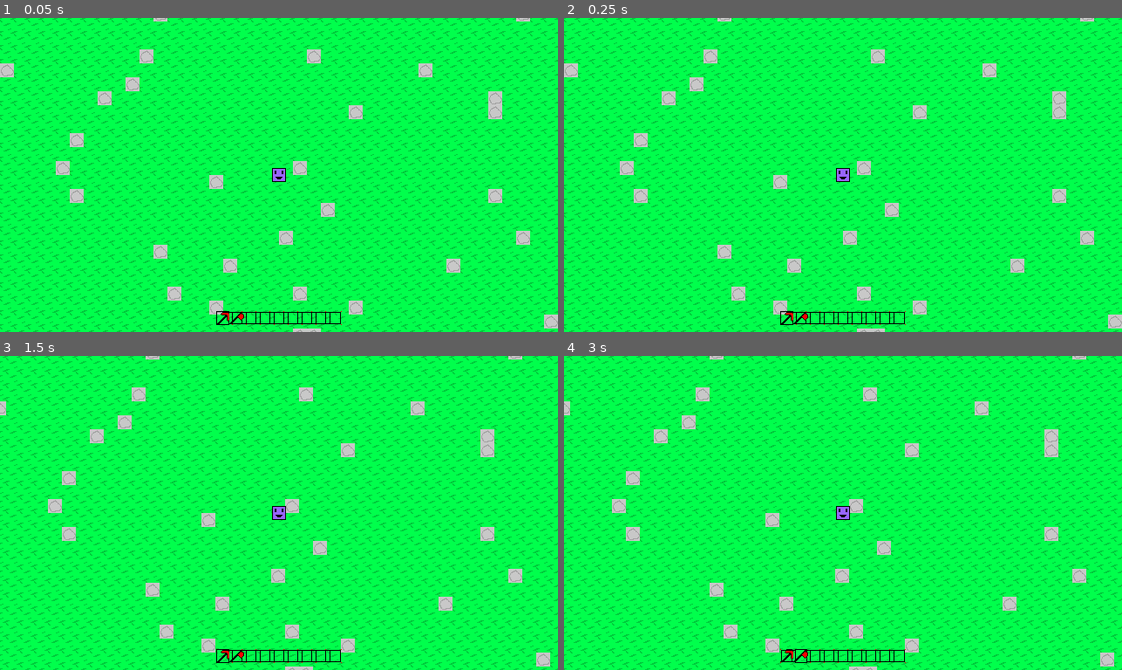
Above: before the commit, frames 1-4 (two rows, left to right).
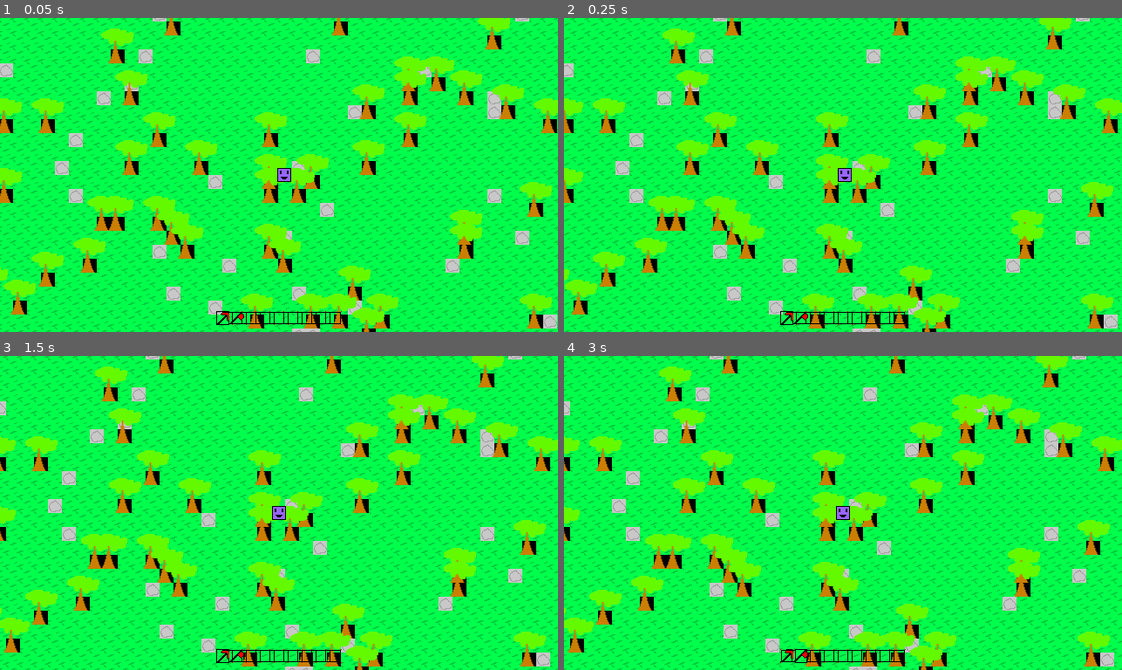
Above: after the commit, the same moments.

Repository: Pokebrouserkat/world
Game: Godot game, scene res://scenes/world.tscn
The game is run twice, just before and just after one commit, with the same random seed, the same clock (stepped at 60 frames per second) and the same inputs.
Inputs (mouse positions are in pixels of both pictures, inside the frame that each line leads up to):
- Up to frame 1 (0.05 s): no input
- Up to frame 2 (0.25 s): no input
- Up to frame 3 (1.5 s): tap Enter at 0.5 s; move the mouse to (401, 497) at 0.52 s; hold Right 0.53-1.25 s; hold Shift 0.53-1.25 s; click (401, 497) at 0.67 s; drag from (167, 528) to (251, 575) at 1.27 s
- Up to frame 4 (3 s): click (787, 657) at 2.02 s; click (798, 657) at 2.77 s

The runs differ from the first frame. In frame 1, 22% of the frame differs, in the area x 0-100%, y 0-100%; in frame 2, 38%; in frame 3, 14%; in frame 4, 14%.

Commit message:
Add trees as breakable tiles that drop wood
- Trees spawn on grass tiles (1 in 20 chance)
- Uses 37x40 oversized tile with proper y-sort origin
- Both Pick and Axe can break rocks and trees
- Fix tool use to work during physics frame (direct_space_state crash)
- Fix global to local coordinate conversion for tile detection

🤖 Generated with [Claude Code](https://claude.com/claude-code)

Co-Authored-By: Claude Opus 4.5 <noreply@anthropic.com>

Diff:
--- a/scenes/world.tscn
+++ b/scenes/world.tscn
@@ -1,10 +1,11 @@
-[gd_scene load_steps=9 format=3 uid="uid://c6uff8f1xdojf"]
+[gd_scene load_steps=11 format=3 uid="uid://1upm5bo81qsc"]
 
 [ext_resource type="Texture2D" uid="uid://huo76fjmjhqp" path="res://sprites/grass.png" id="1_f3sb7"]
 [ext_resource type="Script" uid="uid://b6hktgs6xgdqk" path="res://scripts/world.gd" id="2_world"]
-[ext_resource type="PackedScene" uid="uid://b8m74sik1k6mp" path="res://scenes/player.tscn" id="3_tlwt5"]
 [ext_resource type="Texture2D" uid="uid://7ces8w53o73e" path="res://sprites/rock.png" id="4_rock"]
-[ext_resource type="PackedScene" uid="uid://hotbar123" path="res://scenes/hotbar.tscn" id="5_hotbar"]
+[ext_resource type="PackedScene" path="res://scenes/hotbar.tscn" id="5_hotbar"]
+[ext_resource type="Texture2D" uid="uid://ctpqvjo54ixdk" path="res://sprites/tree.png" id="6_tree"]
+[ext_resource type="PackedScene" path="res://scenes/player.tscn" id="7_player"]
 
 [sub_resource type="TileSetAtlasSource" id="TileSetAtlasSource_fj7yv"]
 texture = ExtResource("1_f3sb7")
@@ -15,10 +16,19 @@
 0:0/0 = 0
 0:0/0/physics_layer_0/polygon_0/points = PackedVector2Array(-8, -8, 8, -8, 8, 8, -8, 8)
 
+[sub_resource type="TileSetAtlasSource" id="TileSetAtlasSource_tree"]
+texture = ExtResource("6_tree")
+texture_region_size = Vector2i(37, 40)
+0:0/0 = 0
+0:0/0/texture_origin = Vector2i(0, 12)
+0:0/0/y_sort_origin = 20
+0:0/0/physics_layer_0/polygon_0/points = PackedVector2Array(-8, -8, 8, -8, 8, 8, -8, 8)
+
 [sub_resource type="TileSet" id="TileSet_gv5m4"]
 physics_layer_0/collision_layer = 1
 sources/0 = SubResource("TileSetAtlasSource_fj7yv")
 sources/1 = SubResource("TileSetAtlasSource_rock")
+sources/2 = SubResource("TileSetAtlasSource_tree")
 
 [node name="Node2D" type="Node2D"]
 
@@ -28,7 +38,7 @@
 occlusion_enabled = false
 script = ExtResource("2_world")
 
-[node name="Player" parent="." instance=ExtResource("3_tlwt5")]
+[node name="Player" parent="." instance=ExtResource("7_player")]
 
 [node name="CanvasLayer" type="CanvasLayer" parent="."]
 
--- a/scripts/player.gd
+++ b/scripts/player.gd
@@ -8,6 +8,7 @@
 var axe_texture: Texture2D = preload("res://sprites/plasticax.png")
 var pick_texture: Texture2D = preload("res://sprites/plasticpick.png")
 var rock_item_texture: Texture2D = preload("res://sprites/rock_item.png")
+var wood_texture: Texture2D = preload("res://sprites/wood.png")
 
 var world: TileMapLayer = null
 
@@ -15,132 +16,165 @@
 var sprite_size: float = 16.0
 var pickup_range: float = 32.0
 
+# Track tile health (rocks, trees, etc.)
+var _tile_health: Dictionary = {}
+const PLASTIC_TOOL_HITS: int = 10
+
+var _pending_tool_use: bool = false
+
 
 func _ready() -> void:
-	# Derive sizes from actual sprite dimensions
-	var sprite = $Sprite2D
-	if sprite and sprite.texture:
-		sprite_size = sprite.texture.get_width()
-		pickup_range = sprite_size * 2.0
+    # Derive sizes from actual sprite dimensions
+    var sprite = $Sprite2D
+    if sprite and sprite.texture:
+        sprite_size = sprite.texture.get_width()
+        pickup_range = sprite_size * 2.0
 
-	# Update collision shape to match sprite (slightly smaller for feel)
-	var collision = $CollisionShape2D
-	if collision and collision.shape is RectangleShape2D:
-		collision.shape.size = Vector2(sprite_size * 0.875, sprite_size * 0.875)
+    # Update collision shape to match sprite (slightly smaller for feel)
+    var collision = $CollisionShape2D
+    if collision and collision.shape is RectangleShape2D:
+        collision.shape.size = Vector2(sprite_size * 0.875, sprite_size * 0.875)
 
-	# Find world tilemap for rock breaking (sibling node)
-	world = get_parent().get_node("TileMapLayer") as TileMapLayer
+    # Find world tilemap for rock breaking (sibling node)
+    world = get_parent().get_node("TileMapLayer") as TileMapLayer
 
-	# Find hotbar and connect signals
-	await get_tree().process_frame
-	hotbar = get_tree().get_first_node_in_group("hotbar")
-	if hotbar == null:
-		hotbar = get_node_or_null("/root/Node2D/CanvasLayer/Hotbar")
+    # Find hotbar and connect signals
+    await get_tree().process_frame
+    hotbar = get_tree().get_first_node_in_group("hotbar")
+    if hotbar == null:
+        hotbar = get_node_or_null("/root/Node2D/CanvasLayer/Hotbar")
 
-	if hotbar:
-		hotbar.item_dropped.connect(_on_item_dropped)
-		# Give player starting tools (not stackable)
-		var pick = Item.create("Pick", pick_texture)
-		pick.stackable = false
-		var axe = Item.create("Axe", axe_texture)
-		axe.stackable = false
-		hotbar.set_item(0, pick)
-		hotbar.set_item(1, axe)
+    if hotbar:
+        hotbar.item_dropped.connect(_on_item_dropped)
+        # Give player starting tools (not stackable)
+        var pick = Item.create("Pick", pick_texture)
+        pick.stackable = false
+        var axe = Item.create("Axe", axe_texture)
+        axe.stackable = false
+        hotbar.set_item(0, pick)
+        hotbar.set_item(1, axe)
 
 
 func _physics_process(_delta: float) -> void:
-	var input_dir = Vector2.ZERO
+    var input_dir = Vector2.ZERO
 
-	if Input.is_key_pressed(KEY_LEFT) or Input.is_key_pressed(KEY_A):
-		input_dir.x -= 1
-	if Input.is_key_pressed(KEY_RIGHT) or Input.is_key_pressed(KEY_D):
-		input_dir.x += 1
-	if Input.is_key_pressed(KEY_UP) or Input.is_key_pressed(KEY_W):
-		input_dir.y -= 1
-	if Input.is_key_pressed(KEY_DOWN) or Input.is_key_pressed(KEY_S):
-		input_dir.y += 1
+    if Input.is_key_pressed(KEY_LEFT) or Input.is_key_pressed(KEY_A):
+        input_dir.x -= 1
+    if Input.is_key_pressed(KEY_RIGHT) or Input.is_key_pressed(KEY_D):
+        input_dir.x += 1
+    if Input.is_key_pressed(KEY_UP) or Input.is_key_pressed(KEY_W):
+        input_dir.y -= 1
+    if Input.is_key_pressed(KEY_DOWN) or Input.is_key_pressed(KEY_S):
+        input_dir.y += 1
 
-	var current_speed = walk_speed if Input.is_key_pressed(KEY_SHIFT) else run_speed
-	velocity = input_dir.normalized() * current_speed
-	move_and_slide()
+    var current_speed = walk_speed if Input.is_key_pressed(KEY_SHIFT) else run_speed
+    velocity = input_dir.normalized() * current_speed
+    move_and_slide()
 
-	_try_pickup()
+    if _pending_tool_use:
+        _pending_tool_use = false
+        _try_use_tool()
+
+    _try_pickup()
 
 
 func _input(event: InputEvent) -> void:
-	if event is InputEventMouseButton:
-		if event.button_index == MOUSE_BUTTON_LEFT and event.pressed:
-			_try_use_tool()
+    if event is InputEventMouseButton:
+        if event.button_index == MOUSE_BUTTON_LEFT and event.pressed:
+            _pending_tool_use = true
 
 
 func _try_use_tool() -> void:
-	if not hotbar or not world:
-		return
+    if not hotbar or not world:
+        return
 
-	var selected_item = hotbar.get_selected_item()
-	if selected_item == null or selected_item.name != "Pick":
-		return
+    var selected_item = hotbar.get_selected_item()
+    if selected_item == null:
+        return
 
-	# Get mouse position in world coordinates
-	var mouse_pos = get_global_mouse_position()
+    var tool_name = selected_item.name
+    if tool_name != "Pick" and tool_name != "Axe":
+        return
 
-	# Check if within range (2 tiles)
-	var use_range = sprite_size * 2.0
-	if global_position.distance_to(mouse_pos) > use_range:
-		return
+    # Get mouse position in world coordinates
+    var mouse_pos = get_global_mouse_position()
 
-	# Convert to tile coordinates
-	var tile_pos = world.local_to_map(mouse_pos)
+    # Check if within range (2 tiles)
+    var use_range = sprite_size * 2.0
+    if global_position.distance_to(mouse_pos) > use_range:
+        return
 
-	# Check if it's a rock tile
-	var source_id = world.get_cell_source_id(tile_pos)
-	if source_id == 1:  # Rock source ID
-		_break_rock(tile_pos)
+    # Convert to tile coordinates (global to local first)
+    var tile_pos = world.local_to_map(world.to_local(mouse_pos))
+    var source_id = world.get_cell_source_id(tile_pos)
+
+    # Check what tile we're hitting
+    if source_id == 1:  # Rock
+        _hit_tile(tile_pos, "rock")
+    elif source_id == 2:  # Tree
+        _hit_tile(tile_pos, "tree")
 
 
-func _break_rock(tile_pos: Vector2i) -> void:
-	# Replace rock with grass
-	world.set_cell(tile_pos, 0, Vector2i(0, 0))  # Grass source ID 0
+func _hit_tile(tile_pos: Vector2i, tile_type: String) -> void:
+    # Initialize health if not tracked
+    if not _tile_health.has(tile_pos):
+        _tile_health[tile_pos] = PLASTIC_TOOL_HITS
 
-	# Spawn rock item at tile center
-	var tile_world_pos = world.map_to_local(tile_pos)
+    _tile_health[tile_pos] -= 1
 
-	var dropped = dropped_item_scene.instantiate() as DroppedItem
-	var rock_item = Item.create("Rock", rock_item_texture)
-	dropped.set_item(rock_item)
-	dropped.add_to_group("dropped_items")
-	dropped.global_position = tile_world_pos
+    if _tile_health[tile_pos] <= 0:
+        _break_tile(tile_pos, tile_type)
+        _tile_health.erase(tile_pos)
 
-	get_parent().add_child(dropped)
-	dropped.enable_pickup_after_delay(0.3)
+
+func _break_tile(tile_pos: Vector2i, tile_type: String) -> void:
+    # Replace with grass
+    world.set_cell(tile_pos, 0, Vector2i(0, 0))
+
+    # Spawn appropriate item at tile center
+    var tile_world_pos = world.map_to_local(tile_pos)
+    var dropped = dropped_item_scene.instantiate() as DroppedItem
+
+    var item: Item
+    if tile_type == "rock":
+        item = Item.create("Rock", rock_item_texture)
+    elif tile_type == "tree":
+        item = Item.create("Wood", wood_texture)
+
+    dropped.set_item(item)
+    dropped.add_to_group("dropped_items")
+    dropped.global_position = tile_world_pos
+
+    get_parent().add_child(dropped)
+    dropped.enable_pickup_after_delay(0.3)
 
 
 func _try_pickup() -> void:
-	var dropped_items = get_tree().get_nodes_in_group("dropped_items")
+    var dropped_items = get_tree().get_nodes_in_group("dropped_items")
 
-	for item_node in dropped_items:
-		var dropped: DroppedItem = item_node as DroppedItem
-		if dropped == null or not dropped.can_pickup:
-			continue
+    for item_node in dropped_items:
+        var dropped: DroppedItem = item_node as DroppedItem
+        if dropped == null or not dropped.can_pickup:
+            continue
 
-		var dist = global_position.distance_to(dropped.global_position)
-		if dist < pickup_range and dropped.item and hotbar:
-			if hotbar.add_item(dropped.item):
-				dropped.start_pickup(self)
+        var dist = global_position.distance_to(dropped.global_position)
+        if dist < pickup_range and dropped.item and hotbar:
+            if hotbar.add_item(dropped.item):
+                dropped.start_pickup(self)
 
 
 func _on_item_dropped(item: Item, _slot_index: int) -> void:
-	if item == null:
-		return
+    if item == null:
+        return
 
-	# Spawn dropped item in world near player
-	var dropped = dropped_item_scene.instantiate() as DroppedItem
-	dropped.set_item(item)
-	dropped.add_to_group("dropped_items")
+    # Spawn dropped item in world near player
+    var dropped = dropped_item_scene.instantiate() as DroppedItem
+    dropped.set_item(item)
+    dropped.add_to_group("dropped_items")
 
-	# Drop slightly in front of player (1x sprite size away)
-	var drop_offset = Vector2(sprite_size, 0).rotated(randf() * TAU)
-	dropped.global_position = global_position + drop_offset
+    # Drop slightly in front of player (1x sprite size away)
+    var drop_offset = Vector2(sprite_size, 0).rotated(randf() * TAU)
+    dropped.global_position = global_position + drop_offset
 
-	get_parent().add_child(dropped)
-	dropped.enable_pickup_after_delay(1.0)
+    get_parent().add_child(dropped)
+    dropped.enable_pickup_after_delay(1.0)
--- a/scripts/world.gd
+++ b/scripts/world.gd
@@ -3,26 +3,33 @@
 # Tile type constants
 enum TileType {
     GRASS = 0,
-    ROCK = 1
+    ROCK = 1,
+    TREE = 2
 }
 
 # Atlas source ID for each tile type
 const TILE_SOURCE = {
     TileType.GRASS: 0,
-    TileType.ROCK: 1
+    TileType.ROCK: 1,
+    TileType.TREE: 2
 }
 
 # Atlas coordinates for each tile type (within their source)
 const TILE_COORDS = {
     TileType.GRASS: Vector2i(0, 0),
-    TileType.ROCK: Vector2i(0, 0)
+    TileType.ROCK: Vector2i(0, 0),
+    TileType.TREE: Vector2i(0, 0)
 }
 
 # Chance for a rock to spawn (1 in N tiles)
 const ROCK_SPAWN_CHANCE: int = 40
 
+# Chance for a tree to spawn on grass (1 in N grass tiles)
+const TREE_SPAWN_CHANCE: int = 20
+
 # Seed for deterministic world generation
 const WORLD_SEED: int = 12345
+
 
 # Buffer of extra tiles to generate beyond the visible area
 @export var tile_buffer: int = 2
@@ -101,6 +108,10 @@
     var hash_value = _position_hash(x, y)
     if hash_value % ROCK_SPAWN_CHANCE == 0:
         return TileType.ROCK
+    # Check for tree on grass tiles (use offset hash)
+    var tree_hash = _position_hash(x + 1000, y + 1000)
+    if tree_hash % TREE_SPAWN_CHANCE == 0:
+        return TileType.TREE
     return TileType.GRASS
 
 
Binary file added: sprites/tree.png
Not shown, added: sprites/tree.png.import
Binary file added: sprites/wood.png
Not shown, added: sprites/wood.png.import
